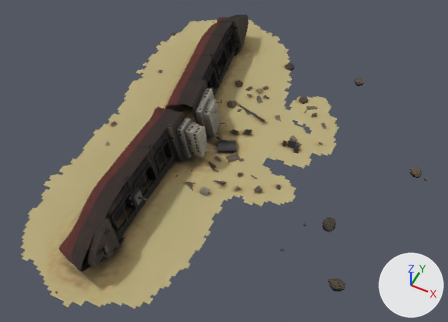
The glTF model models/item/Q576959/model.glb as it was, and as the next commit left it.
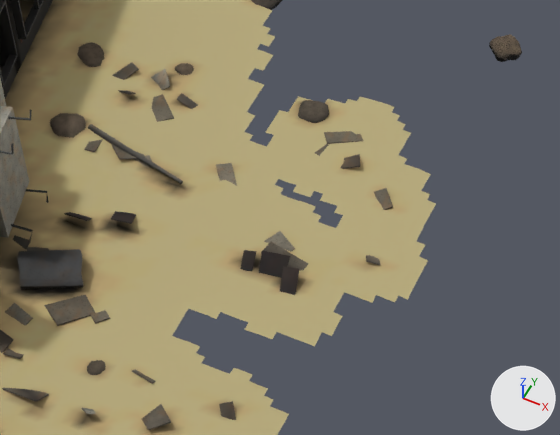
Each version is shown whole from a 50 mm lens placed at (78.7, -128.3, 157.7), pointed at (16.9, -4.9, 3.4), then close up on the part from 47% to 84% of the width and 21% to 60% of the height. Lighting does not change. The marker at lower right points along +X, +Y and +Z. The older version's two pictures come first. Where no turn or scale is listed for an object, it has been applied to the vertices. Vertices at exactly the same position are counted once.

Script lines for the objects in view, before the commit:
```python
me_debris_field_2 = bpy.data.meshes.new('debris_field_2')
me_debris_field_2.from_pydata(...)  # 612 vertices, 892 faces; spans x -34.2..34.2, y -36.3..36.3, z -1.8..1.8
me_debris_field_2.materials.append(mat_steel)
me_sediment_4 = bpy.data.meshes.new('sediment_4')
me_sediment_4.from_pydata(...)  # 8471 vertices, 16324 faces; spans x -42.0..42.0, y -73.0..73.0, z -1.0..1.0
me_sediment_4.materials.append(mat_sediment)
me_stern_section_1 = bpy.data.meshes.new('stern_section_1')
me_stern_section_1.from_pydata(...)  # 4364 vertices, 7521 faces; spans x -15.3..15.3, y -32.5..32.5, z -8.9..8.9
me_stern_section_1.materials.append(mat_steel)
me_stones_3 = bpy.data.meshes.new('stones_3')
me_stones_3.from_pydata(...)  # 2916 vertices, 5760 faces; spans x -57.9..57.9, y -68.1..68.1, z -1.9..1.9
me_stones_3.materials.append(mat_rock)
ob_debris_field_2 = bpy.data.objects.new('debris_field_2', me_debris_field_2)
ob_debris_field_2.location = (8.78, 1.0, 0.45)
ob_sediment_4 = bpy.data.objects.new('sediment_4', me_sediment_4)
ob_sediment_4.location = (5.0, 2.0, 0.63)
ob_stern_section_1 = bpy.data.objects.new('stern_section_1', me_stern_section_1)
ob_stern_section_1.location = (-3.6, 31.83, 7.87)
ob_stones_3 = bpy.data.objects.new('stones_3', me_stones_3)
ob_stones_3.location = (21.81, -1.01, -0.36)
```
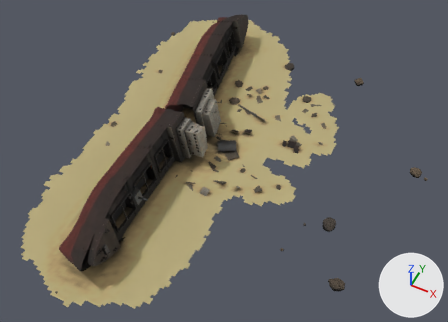
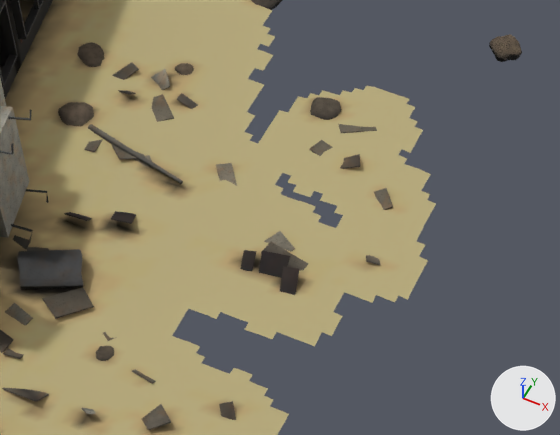
Where the newer file only moved an object's origin or applied its transform, the numbers keep the older frame.

Where the change shows, as pixel boxes (x1, y1, x2, y2) in the close-ups (560 x 435 px; the box of a moved part takes in the faces that stretch with it):
'stones_3', reshaped: before (50, 0, 522, 375); after (58, 0, 522, 361)
part 1 of me_debris_field_2, moved or reshaped: before (91, 310, 110, 324); after (103, 332, 117, 341)
part 2 of me_debris_field_2, moved or reshaped: before (44, 295, 95, 326); after (42, 288, 94, 319)
part 3 of me_debris_field_2, moved or reshaped: before (324, 131, 363, 144); after (338, 124, 377, 133)
part 4 of me_debris_field_2, moved or reshaped: before (315, 144, 329, 156); after (309, 140, 333, 156)
part 5 of me_stones_3, moved or reshaped: before (87, 360, 106, 375); after (96, 346, 114, 361)
part 6 of me_stones_3, moved or reshaped: before (298, 100, 329, 123); after (310, 97, 341, 120)
part 7 of me_stones_3, moved or reshaped: before (50, 113, 85, 138); after (58, 102, 93, 126)
part 8 of me_stones_3, recoloured: before (53, 116, 86, 136); after (61, 105, 101, 348)
part 9 of me_sediment_4, moved or reshaped: before (266, 96, 411, 182); after (258, 86, 423, 182)
part 10 of me_sediment_4, recoloured: (31, 99, 356, 381) in both

What changed in the scene script:
```text
Change me_debris_field_2:
    used by ob_debris_field_2; location = (8.78, 1.0, 0.45)
    remove me_debris_field_2.from_pydata(...)  # 612 vertices, 892 faces; spans x -34.2..34.2, y -36.3..36.3, z -1.8..1.8
    add me_debris_field_2.from_pydata(...)  # 612 vertices, 892 faces; spans x -34.2..34.2, y -36.3..38.5, z -1.8..1.8
    me_debris_field_2 part 1: the loose piece of 8 vertices spanning x 11.1..13.0, y -1.3..0.7, z -0.3..0.0 is moved by (2.0, -1.4, -0.2)
    me_debris_field_2 part 2: the loose piece of 8 vertices spanning x 6.4..11.5, y -3.2..1.6, z -0.3..0.0 is moved by (-0.5, 0.5, 0.3)
    me_debris_field_2 part 3: the loose piece of 8 vertices spanning x 22.0..26.2, y 32.9..36.3, z -0.4..-0.1 is moved by (0.7, 2.2, 0.0)
    me_debris_field_2 part 4: the loose piece of 8 vertices spanning x 22.3..25.0, y 30.4..32.9, z -0.6..-0.2 is moved by (-0.7, 0.2, 0.1)
    other edits to the shape of me_debris_field_2 do not show in these pictures
Change me_stones_3:
    used by ob_stones_3; location = (21.81, -1.01, -0.36)
    remove me_stones_3.from_pydata(...)  # 2916 vertices, 5760 faces; spans x -57.9..57.9, y -68.1..68.1, z -1.9..1.9
    add me_stones_3.from_pydata(...)  # 2916 vertices, 5760 faces; spans x -57.9..57.9, y -68.1..68.1, z -1.9..1.8
    me_stones_3 part 5: the loose piece of 162 vertices spanning x 0.5..2.4, y -5.3..-3.1, z -0.6..1.0 is moved by (0.0, 2.0, 0.0)
    me_stones_3 part 6: the loose piece of 162 vertices spanning x 4.7..8.4, y 37.2..41.1, z -1.7..1.2 is moved by (1.0, 1.0, 0.0)
    me_stones_3 part 7: the loose piece of 162 vertices spanning x -18.0..-13.9, y 22.5..27.1, z -1.0..1.9 is moved by (0.0, 2.0, 0.0)
    me_stones_3 part 8: 35 kept faces spanning x -17.8..7.7, y -2.0..42.1, z -0.5..1.8 get new vertex colours
Change me_sediment_4:
    used by ob_sediment_4; location = (5.0, 2.0, 0.63)
    remove me_sediment_4.from_pydata(...)  # 8471 vertices, 16324 faces; spans x -42.0..42.0, y -73.0..73.0, z -1.0..1.0
    add me_sediment_4.from_pydata(...)  # 8503 vertices, 16382 faces; spans x -42.0..42.0, y -73.0..73.0, z -1.0..1.0
    me_sediment_4 part 9: 35 vertices moved from x 21.0..34.0, y 31.0..40.0, z -0.8..-0.4 to x 21.0..35.0, y 31.0..40.0, z -0.8..-0.4; 20 vertices removed from x 21.0..34.0, y 26.0..41.0, z -0.9..-0.7; 52 vertices added at x 20.0..35.0, y 26.0..43.0, z -1.0..-0.6
    me_sediment_4 part 10: 248 kept faces spanning x -3.0..28.0, y -9.0..40.0, z -0.8..0.4 get new vertex colours
    other edits to the shape of me_sediment_4 do not show in these pictures
```
